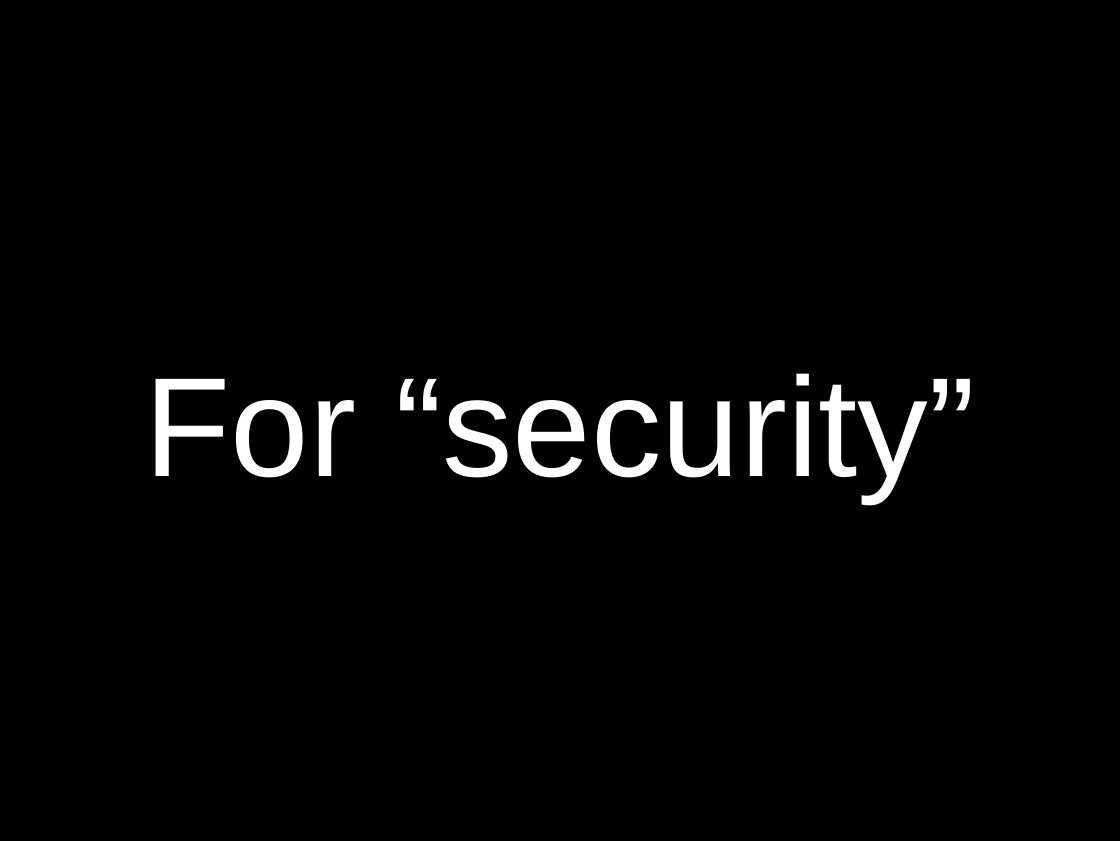
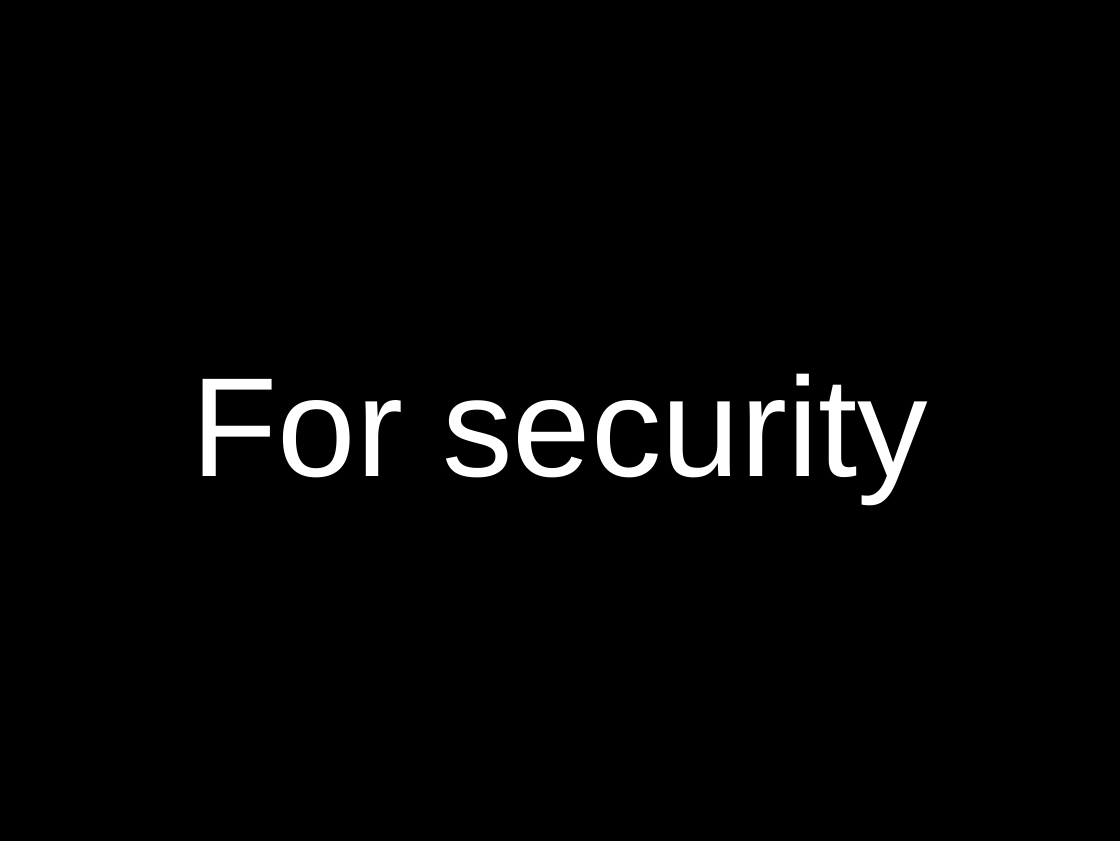
Before and after one commit to obra/talks, a slide deck: slide 75 of 2010/k9.odp (slide 55 before the commit). Drawn at 1120x841 pixels with LibreOffice and Linux fonts; fonts in the diff are those of the drawing. Boxes give left, top, right and bottom in pixels: in the first picture for what was removed or moved away, otherwise in the second. Text is boxed around its words. In the diff, an @@ line names an element or a change of style, - is before the commit and + after.

```diff
--- a/2010/k9.odp
+++ b/2010/k9.odp
@@ title at bbox=[191, 373, 928, 502]: text changed @@
-For “security”
+For security
```
Also in this commit, not shown: 11 other slides changed, 88 slides added, 2 slides removed, 1 other file.
